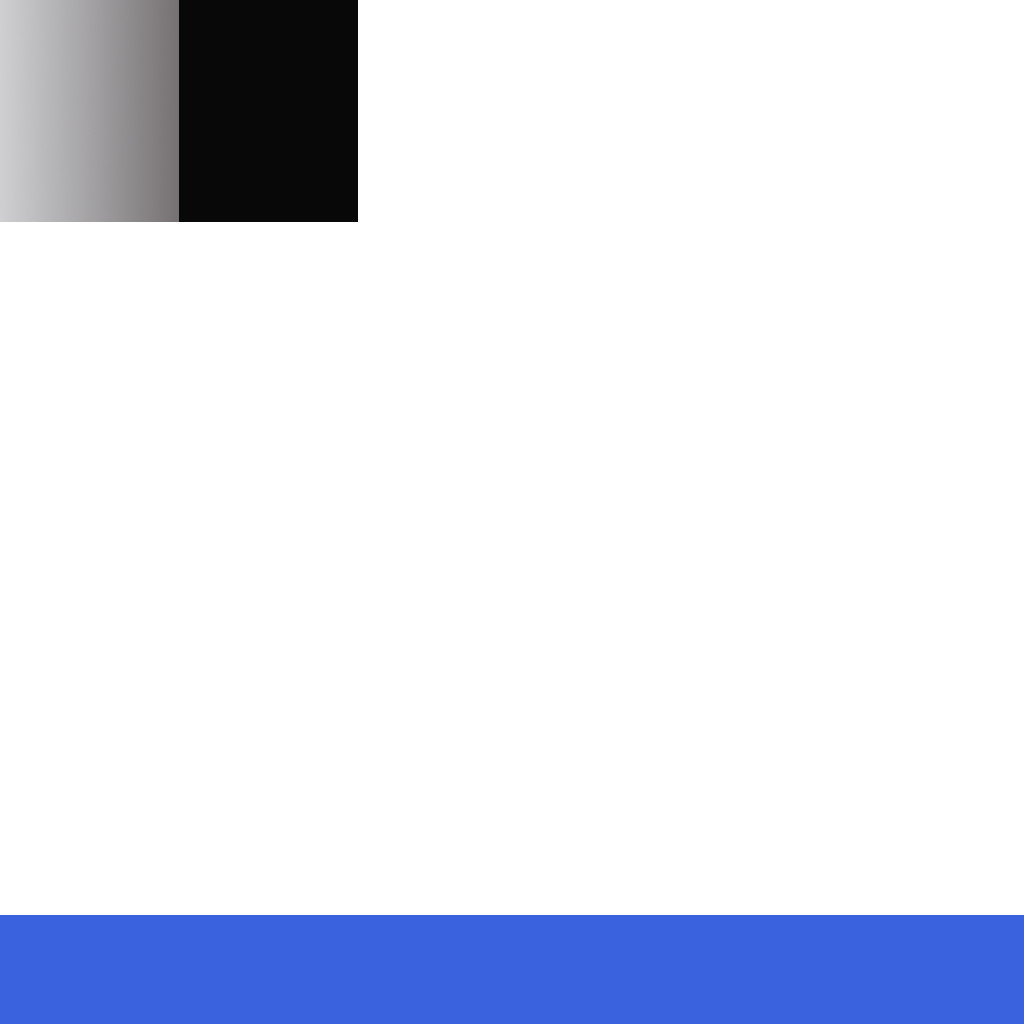
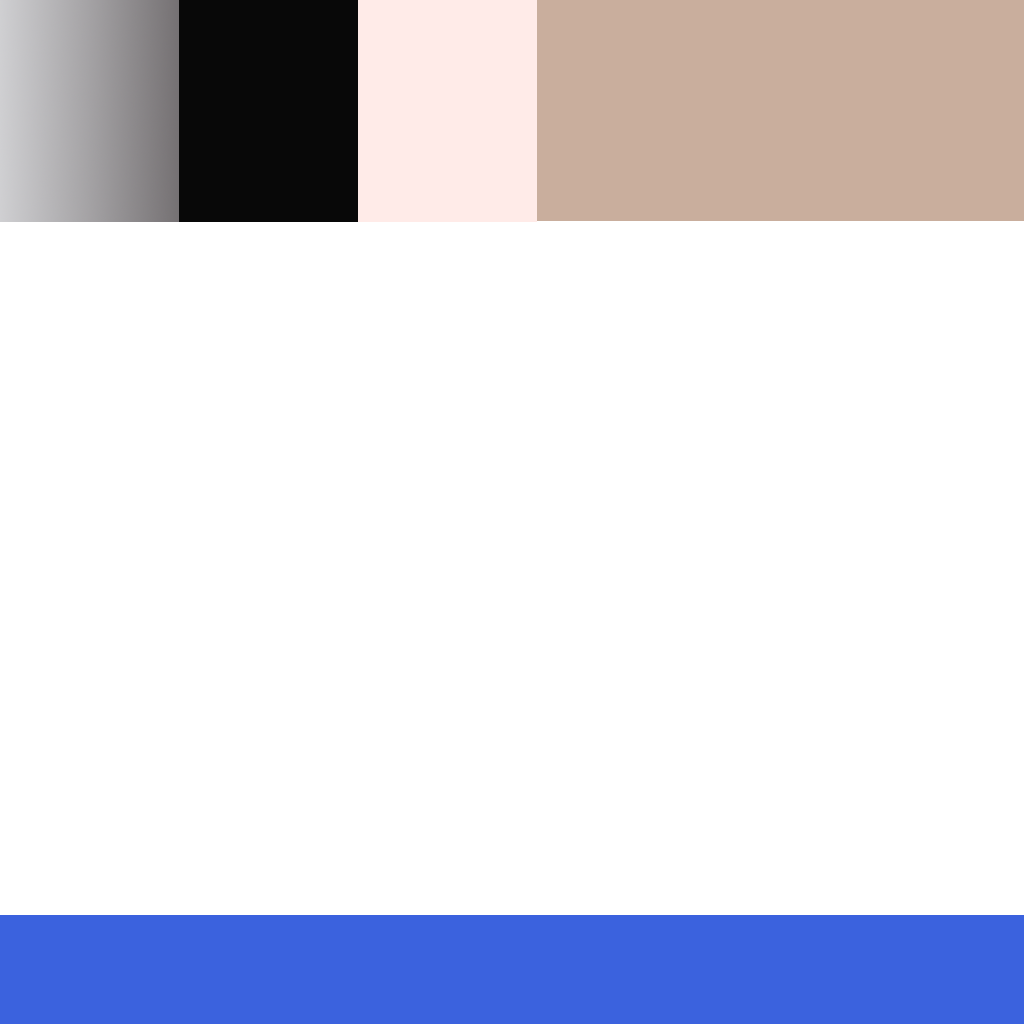
Two versions of the same layered image (1024px x 1024px). Layer-by-layer changes:
painted on "fdeck_parts.png" over [358, 0, 1024, 222]
